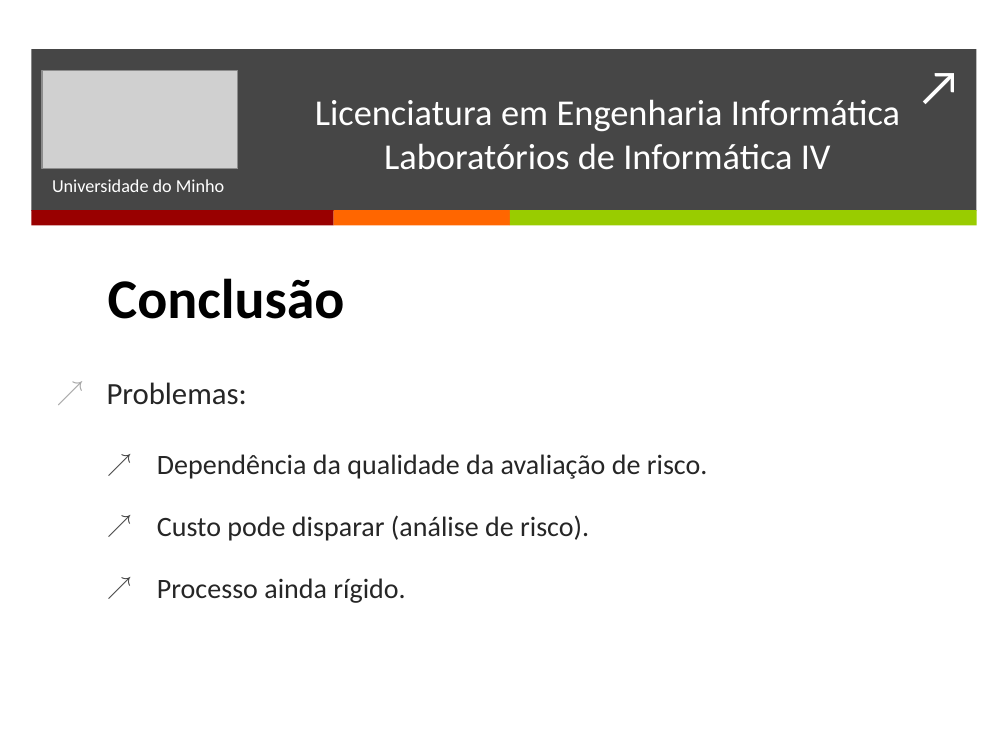
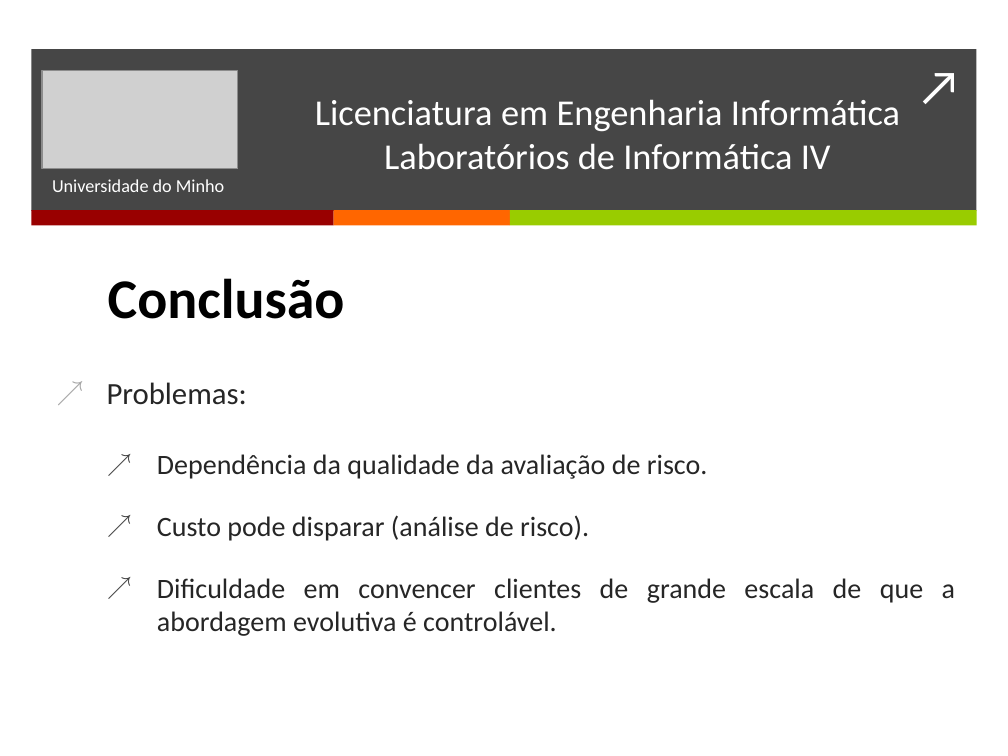
Before and after one commit to BrunoTorres/LI4, a slide deck: slide 9 of Apresentação/Apresentacao.pptx. Drawn at 1008x756 pixels with LibreOffice and Linux fonts; fonts in the diff are those of the drawing; grey boxes stand for pictures. Boxes give left, top, right and bottom in pixels: in the first picture for what was removed or moved away, otherwise in the second. Text is boxed around its words. In the diff, an @@ line names an element or a change of style, - is before the commit and + after.

```diff
--- a/Apresentação/Apresentacao.pptx
+++ b/Apresentação/Apresentacao.pptx
@@ text at (x1=157, y1=578, x2=955, y2=636): text changed @@
-  ↗ Processo ainda rígido.
+  ↗ Dificuldade em convencer clientes de grande escala de que a abordagem evolutiva é controlável.
```
Also in this commit, not shown: 3 other slides changed.
